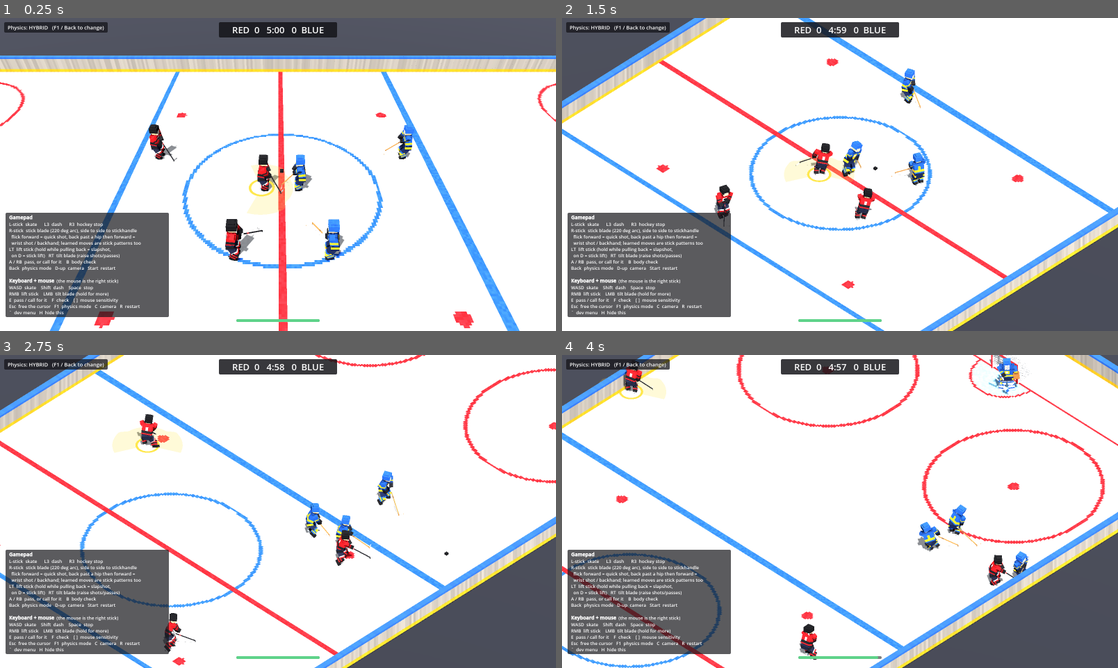
Above: before the commit, frames 1-4 (two rows, left to right).
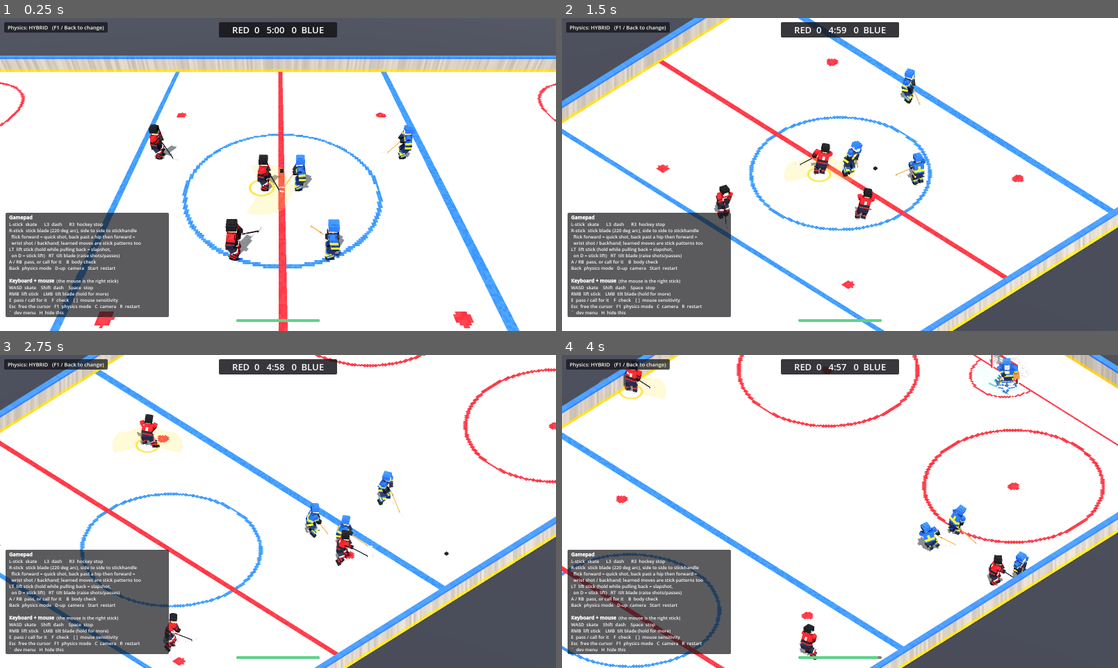
Above: after the commit, the same moments.

Repository: HammerJones/RinkGM
Game: Godot game, scene res://scenes/main.tscn
Same seed, same stepped clock (60 frames per second), same inputs: the game is played once before the commit and once after it.
Inputs (mouse positions are in pixels of both pictures, inside the frame that each line leads up to):
- Up to frame 1 (0.25 s): no input
- Up to frame 2 (1.5 s): tap Enter at 0.5 s; move the mouse to (867, 174) at 0.52 s; press the mouse at (867, 174) at 0.53 s; hold W (move_up) from 0.53 s (still down); move the mouse to (812, 174) at 1.27 s; release the mouse at (812, 174) at 1.28 s; tap C (camera) at 1.35 s
- Up to frame 3 (2.75 s): keep holding W (move_up); click (250, 511) at 1.55 s; move the mouse to (289, 505) at 2.02 s; press the mouse at (289, 505) at 2.03 s; tap F (check) at 2.1 s
- Up to frame 4 (4 s): keep holding W (move_up); move the mouse to (834, 517) at 2.77 s; release the mouse at (834, 517) at 2.78 s; tap Shift (dash) at 2.85 s; click (834, 517) at 3.05 s; move the mouse to (878, 514) at 3.52 s; hold Right mouse button (lift) from 3.53 s (still down); click (878, 514) at 3.8 s

The runs differ from the first frame. In frame 1, 0.2% of the frame differs, in the area x 27-73%, y 35-72%; in frame 2, 0.1%; in frame 3, 0.1%; in frame 4, 0.1%.

Commit message:
Stick lie: blade in line with the shaft
The blade sat square to the line from the body, so the shaft came off
the heel at right angles in plan view. Point the toe away from the hands
instead, as on a real stick, so the shaft rises over the heel. The blade
basis is mirrored so its forehand stays on a right shot's forehand.

Co-Authored-By: Claude Opus 5.5 (1M context) <noreply@anthropic.com>
Claude-Session: https://claude.ai/code/session_01CnqvJr53VTaWQ9ttMTJ7Lu

Diff:
--- a/scripts/game/skater_rig.gd
+++ b/scripts/game/skater_rig.gd
@@ -266,24 +266,28 @@
 	stick.transform = Transform3D(stick_basis, heel)
 
 
-## Blade flat on the ice at `center` (rig space), square to the line from the
-## body; the shaft runs from the heel up to the top hand. Two hands: top hand
-## on the knob, bottom hand a forearm's length down. One hand: the top hand
-## reaches out towards the blade and the bottom hand drops to the hip.
+## Blade flat on the ice at `center` (rig space), in line with the shaft as
+## on a real stick: seen from above, the toe points away from the hands and
+## the shaft rises over the heel. Two hands: top hand on the knob, bottom
+## hand a forearm's length down. One hand: the top hand reaches out towards
+## the blade and the bottom hand drops to the hip.
 func _pose_stick(center: Vector3, flat: Vector3, tilt: float, k: float) -> void:
 	var dir := flat.normalized() if flat.length() > 0.05 else Vector3.FORWARD
-	var toe := Vector3.UP.cross(dir)
-	var bb := Basis(toe, Vector3.UP, toe.cross(Vector3.UP))
-	# tilt rolls the blade open about its length
-	bb = bb.rotated(toe, -tilt * 0.7)
-	blade.transform = Transform3D(bb, center)
-	var heel := center + bb * BLADE_HEEL
 	var hy := 0.95 - 0.1 * k - _crouch + center.y * 0.5
 	var two := Vector3(0.0, hy, -0.22) + flat * 0.22
 	# one-handed: the top (left) hand reaches from its shoulder towards the blade
 	var shoulder := Vector3(-0.3, hy + 0.25, 0.0)
 	var one := shoulder + (Vector3(dir.x, 0, dir.z) * 0.65 + Vector3(0, -0.3, 0))
 	var grip := two.lerp(one, _one_hand)
+	var reach := Vector3(center.x - grip.x, 0, center.z - grip.z)
+	var toe := reach.normalized() if reach.length() > 0.05 else dir
+	# the blade model curves towards +Z, its forehand; a right shot's forehand
+	# is left of the toe, so the blade basis is mirrored
+	var bb := Basis(toe, Vector3.UP, Vector3.UP.cross(toe))
+	# tilt rolls the blade open about its length
+	bb = Basis(toe, tilt * 0.7) * bb
+	blade.transform = Transform3D(bb, center)
+	var heel := center + bb * BLADE_HEEL
 	var y := (grip - heel).normalized()
 	var x := toe - y * toe.dot(y)
 	x = x.normalized() if x.length() > 0.01 else Vector3.RIGHT
